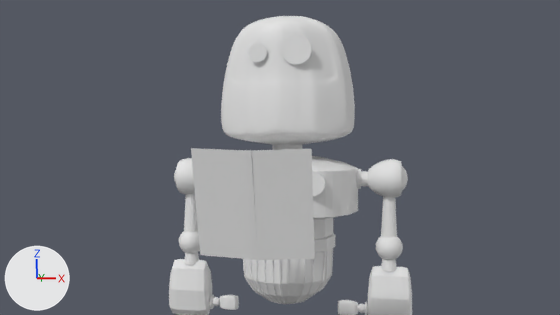
Renders of the Blender file art/blender_files/Characters/Jimbo-rigged.blend from each side of a commit.
Before and after are seen from the file's camera 'Camera'. The lights are fixed; the arrows at lower left show +X, +Y and +Z. Materials are left out; every surface is plain grey.
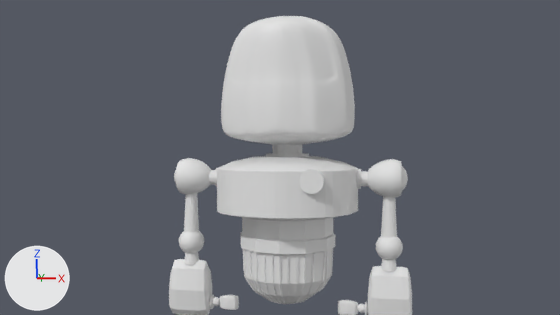
The newer file is also turned or shifted as a whole; pictures and numbers use the older file's frame.

Edits to the bpy script that builds the scene:
```text
Remove ob_plane:
    ob_plane = bpy.data.objects.new('Plane', me_plane)
    ob_plane.location = (-0.2, -2.78, 2.02)
    ob_plane.rotation_euler = (-1.309, 0.0, 0.0)  # degrees (-75, 0, 0)
Change ob_circle_002:
    ob_circle_002.location: (0.7, -1.44, 2.29) -> (0.68, -1.44, 2.33)
```

Changed parts and their boxes (x1, y1, x2, y2) in the pictures (560 x 315 px):
'Plane', deleted
    before: (191, 148, 315, 260)
'Circle.002', moved
    before: (312, 171, 326, 196)
    after: (300, 169, 325, 194)
